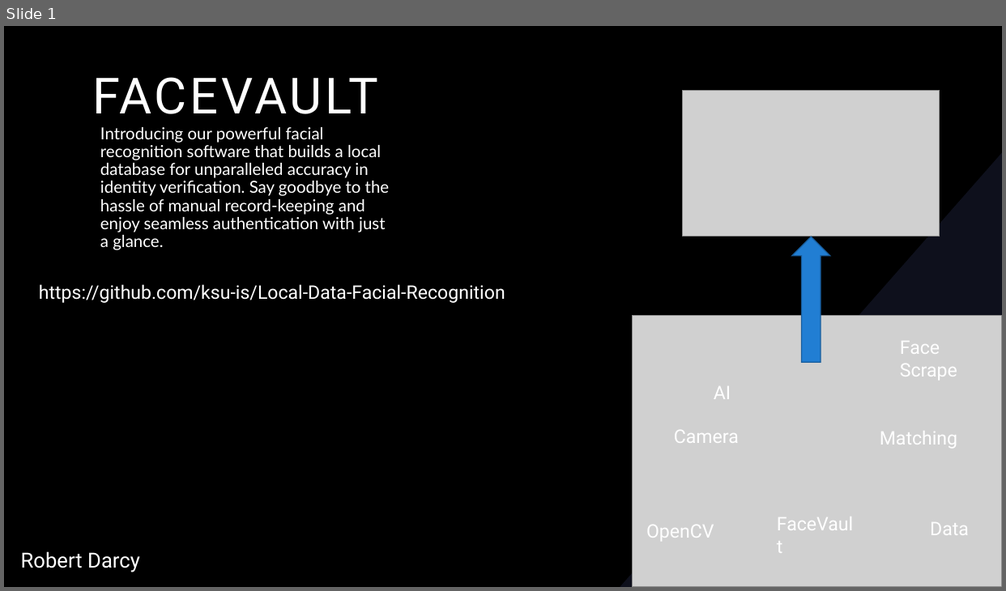
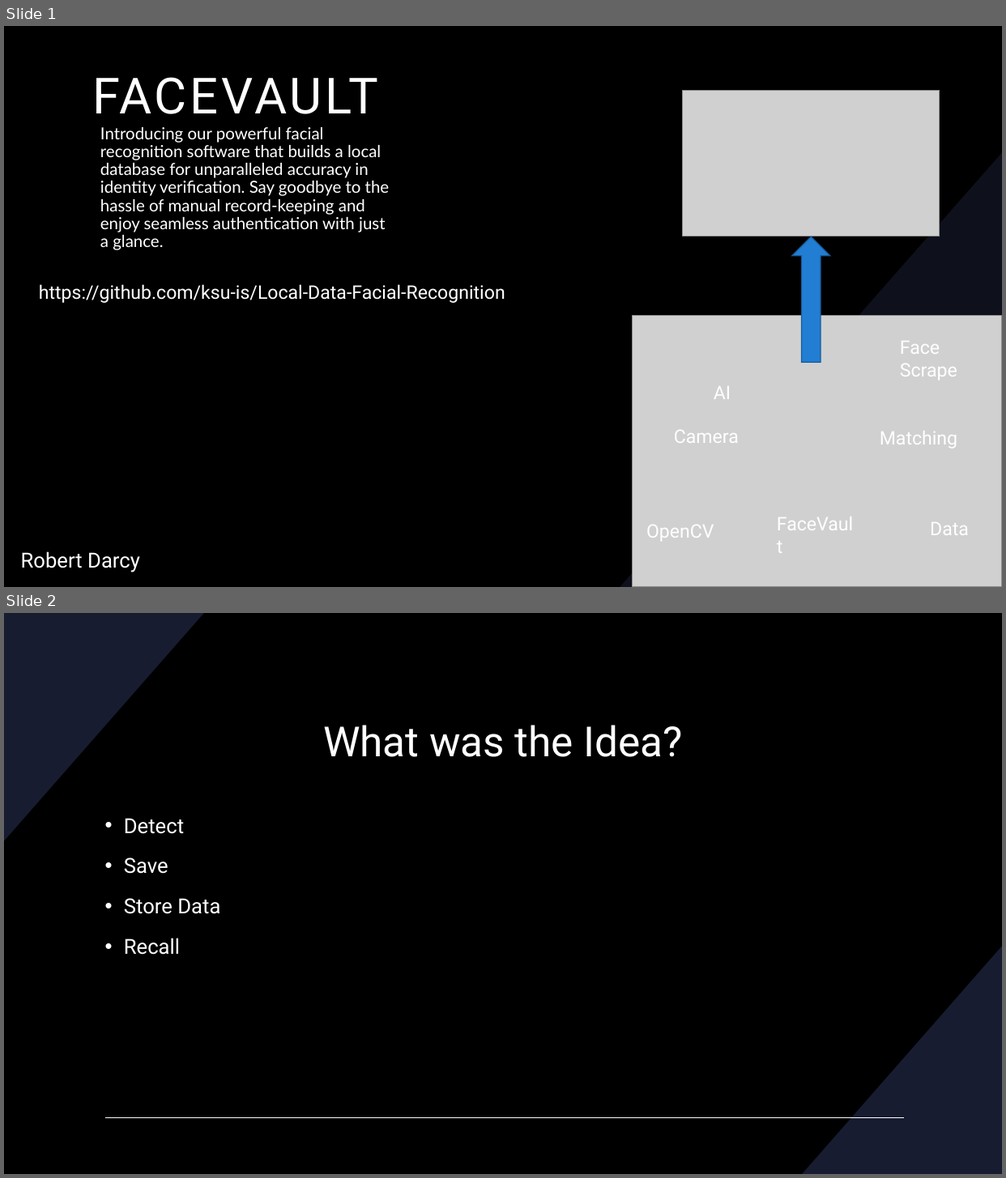
Before and after one commit to ksu-is/Local-Data-Facial-Recognition, a slide deck: FaceVault.pptx. Shown one above the other, each under a label of ours: slide 1 before the commit, slides 1 and 2 after it. The pictures are 1006x591 and 1006x1178 pixels, drawn with LibreOffice and Linux fonts; fonts in the diff are those of the drawing; grey boxes stand for pictures; background and template pictures are left out. Boxes give left, top, right and bottom in pixels: in the first picture for what was removed or moved away, otherwise in the second. Text is boxed around its words. In the diff, an @@ line names an element or a change of style, - is before the commit and + after.

```diff
--- a/FaceVault.pptx
+++ b/FaceVault.pptx
@@ slide 2 added at (4,613,1002,1174), background #000000 @@
@@ freeform shape added at (4,613,204,841), fill #181C30 @@
@@ title added at (323,725,683,757), 40 pt, text #FFFFFF @@
+What was the Idea?
@@ text added at (124,818,220,955), 20 pt, text #FFFFFF @@
+• Detect
+• Save
+• Store Data
+• Recall
@@ freeform shape added at (802,946,1002,1174), fill #181C30 @@
@@ line added from (105, 1118) to (904, 1118), #FFFFFF 1 pt @@
```
Also in this commit, not shown: 8 other slides added.
